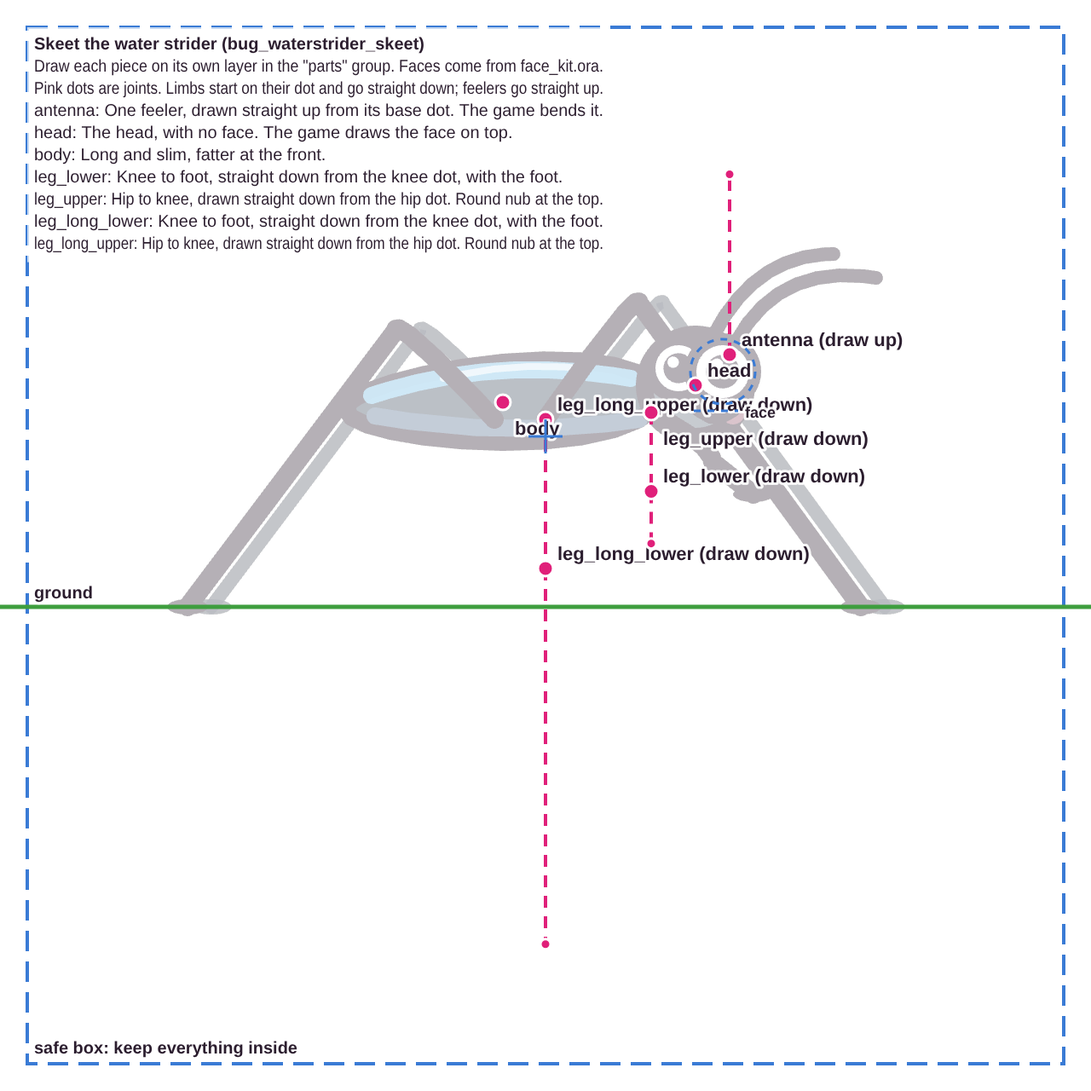
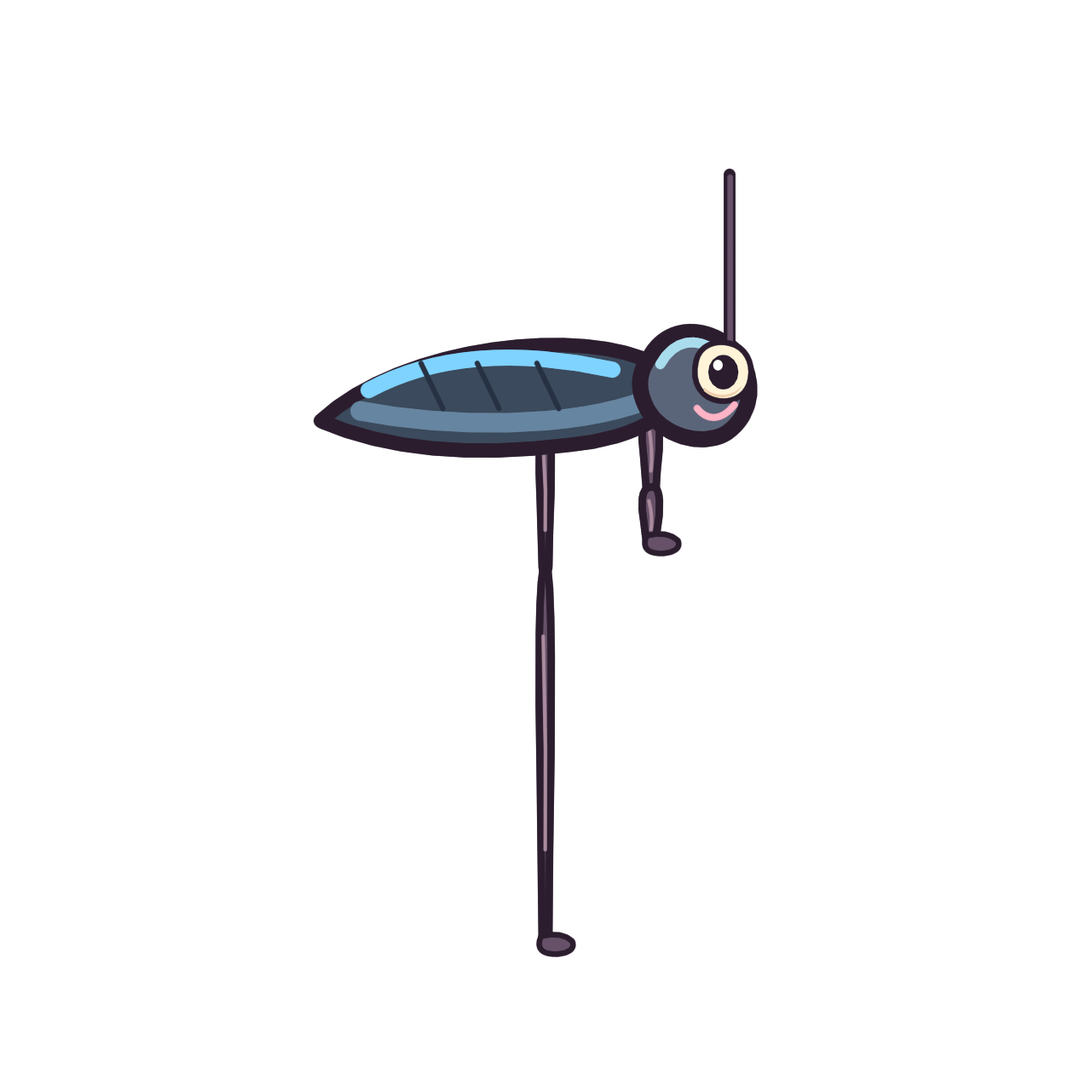
Revision of a layered 1091×1091 image; what changed, layer by layer:
hid group "guides" (5 layers) over [left=0, top=25, right=1091, bottom=1066]
moved "face" above "parts" over [left=689, top=333, right=756, bottom=441]
added layer "mouth_smile" in group "face" over [left=693, top=400, right=740, bottom=423]
added layer "eye_pupil" in group "face" over [left=707, top=354, right=740, bottom=390]
added layer "eye_white" in group "face" over [left=692, top=339, right=755, bottom=406]
painted on "antenna" over [left=723, top=167, right=736, bottom=361]
painted on "head" over [left=631, top=323, right=759, bottom=448]
painted on "body" over [left=312, top=337, right=680, bottom=458]
painted on "leg_lower" over [left=637, top=482, right=683, bottom=557]
painted on "leg_upper" over [left=637, top=404, right=665, bottom=500]
painted on "leg_long_lower" over [left=535, top=560, right=577, bottom=959]
painted on "leg_long_upper" over [left=535, top=411, right=556, bottom=578]
